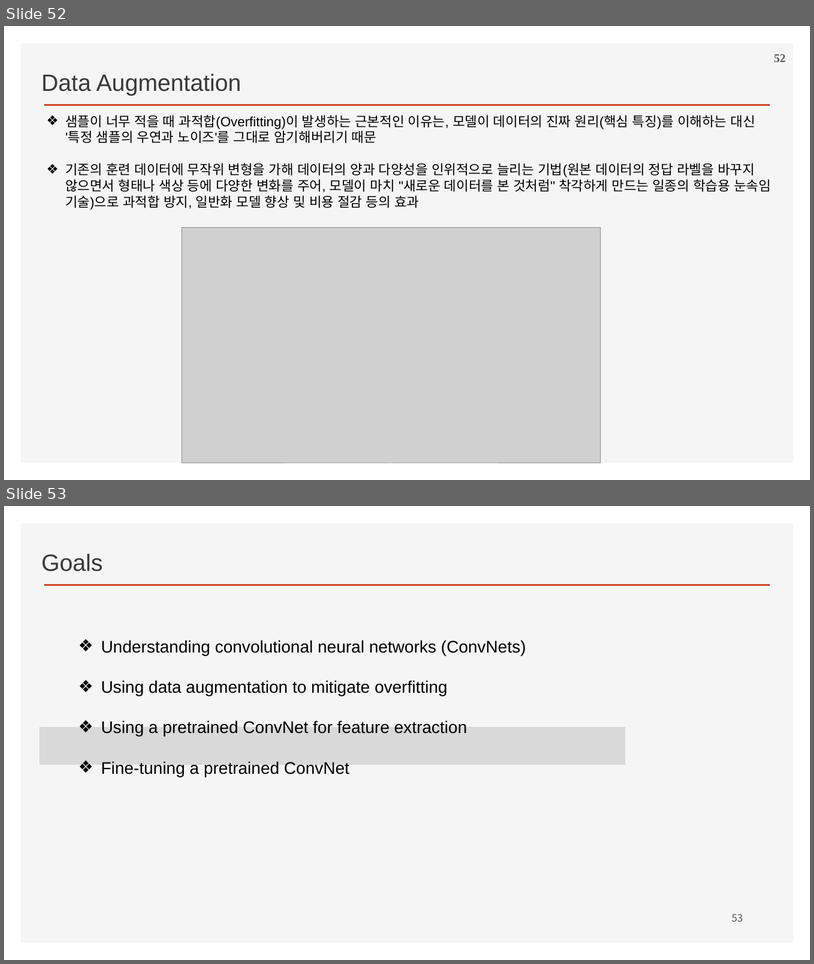
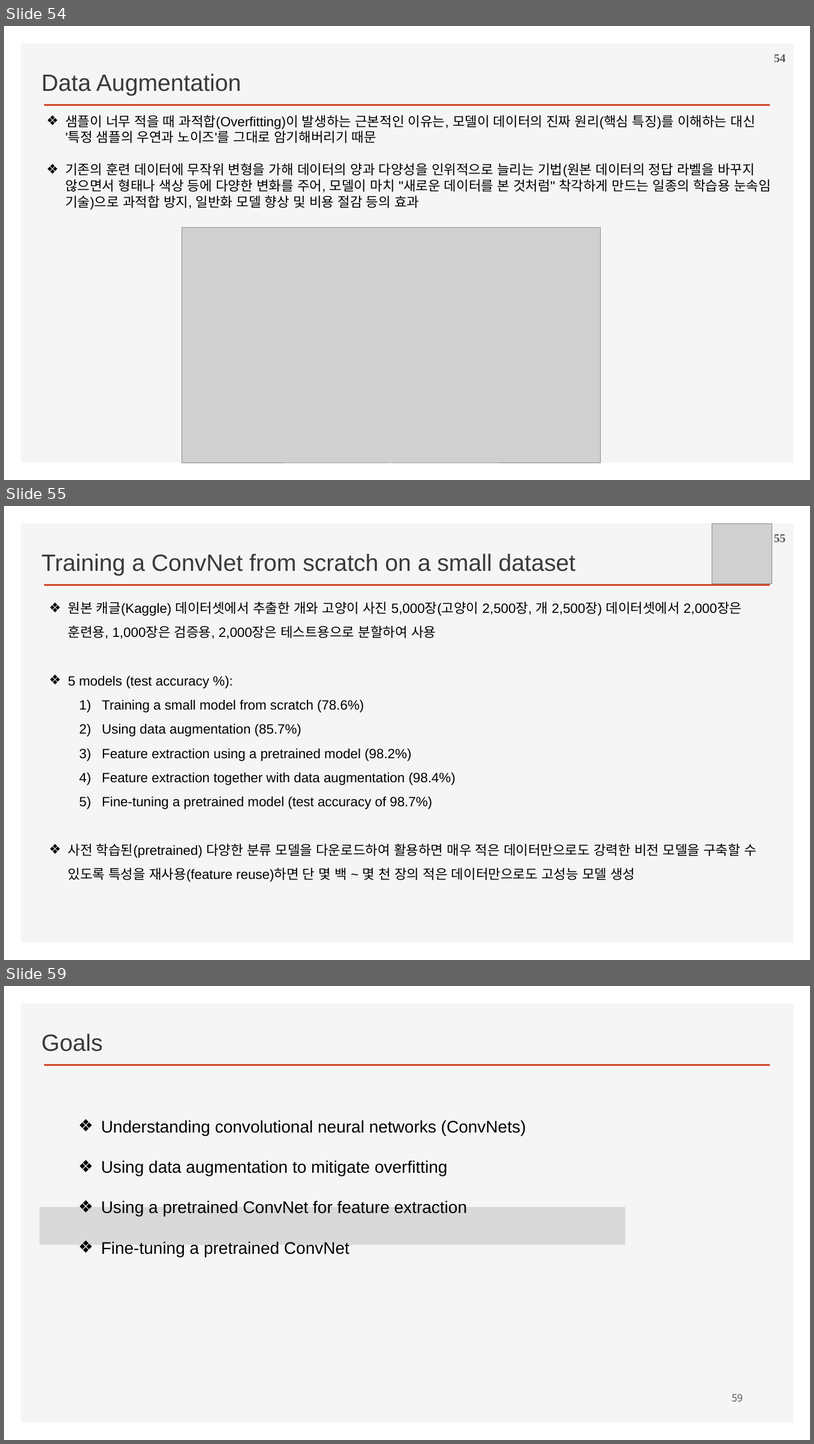
Before and after one commit to ancestor9/2026_Fall_Deep-Learning-with-Python, a slide deck: Chapter 08 Image Classification.pptx. Shown one above the other, each under a label of ours: slides 52 and 53 before the commit, slides 54, 55 and 59 after it; the slides between them are not shown. The pictures are 814x964 and 814x1444 pixels, drawn with LibreOffice and Linux fonts; fonts in the diff are those of the drawing; grey boxes stand for pictures; background and template pictures are left out. Boxes give left, top, right and bottom in pixels: in the first picture for what was removed or moved away, otherwise in the second. Text is boxed around its words. In the diff, an @@ line names an element or a change of style, - is before the commit and + after.

```diff
--- a/Chapter 08 Image Classification.pptx
+++ b/Chapter 08 Image Classification.pptx
@@ slide 55 added at [4,506,810,960], background #FFFFFF; not listed: 2 template elements that a slide beside it also shows @@
@@ picture added at [713,523,773,584] @@
@@ page number added at [774,534,786,542], 14 pt, text #595959, bold @@
+55
@@ text added at [41,553,576,576], 28 pt, text #3B3838 @@
+Training a ConvNet from scratch on a small dataset
@@ text added at [68,601,758,882], 16 pt, text #000000 @@
+❖ 원본 캐글(Kaggle) 데이터셋에서 추출한 개와 고양이 사진 5,000장(고양이 2,500장, 개 2,500장) 데이터셋에서 2,000장은 훈련용, 1,000장은 검증용, 2,000장은 테스트용으로 분할하여 사용
+❖ 5 models (test accuracy %):
+  1) Training a small model from scratch (78.6%)
+  2) Using data augmentation (85.7%)
+  3) Feature extraction using a pretrained model (98.2%)
+  4) Feature extraction together with data augmentation (98.4%)
+  5) Fine-tuning a pretrained model (test accuracy of 98.7%)
+❖ 사전 학습된(pretrained) 다양한 분류 모델을 다운로드하여 활용하면 매우 적은 데이터만으로도 강력한 비전 모델을 구축할 수 있도록 특성을 재사용(feature reuse)하면 단 몇 백 ~ 몇 천 장의 적은 데이터만으로도 고성능 모델 생성
@@ what was slide 52 is now slide 54 @@
@@ page number at [774,54,786,62]: text changed @@
-52
+54
@@ what was slide 53 is now slide 59 @@
@@ page number at [732,1393,743,1401]: text changed @@
-53
+59
```
Also in this commit, not shown: 5 other slides added.
